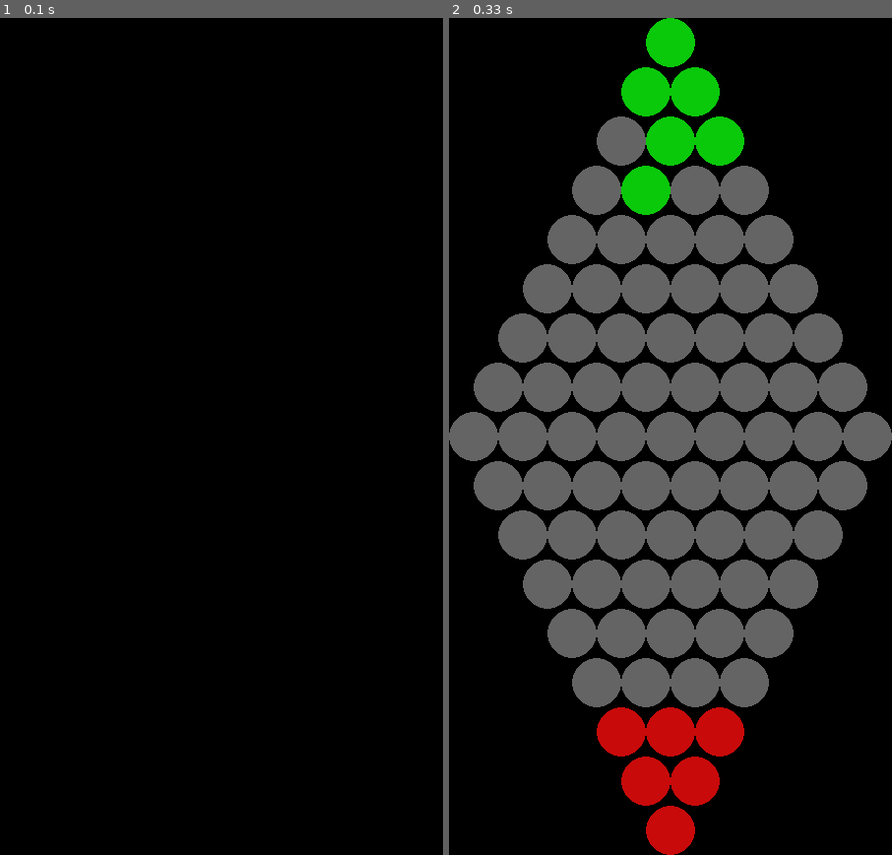
Above: before the commit, frames 1-2 (left to right).
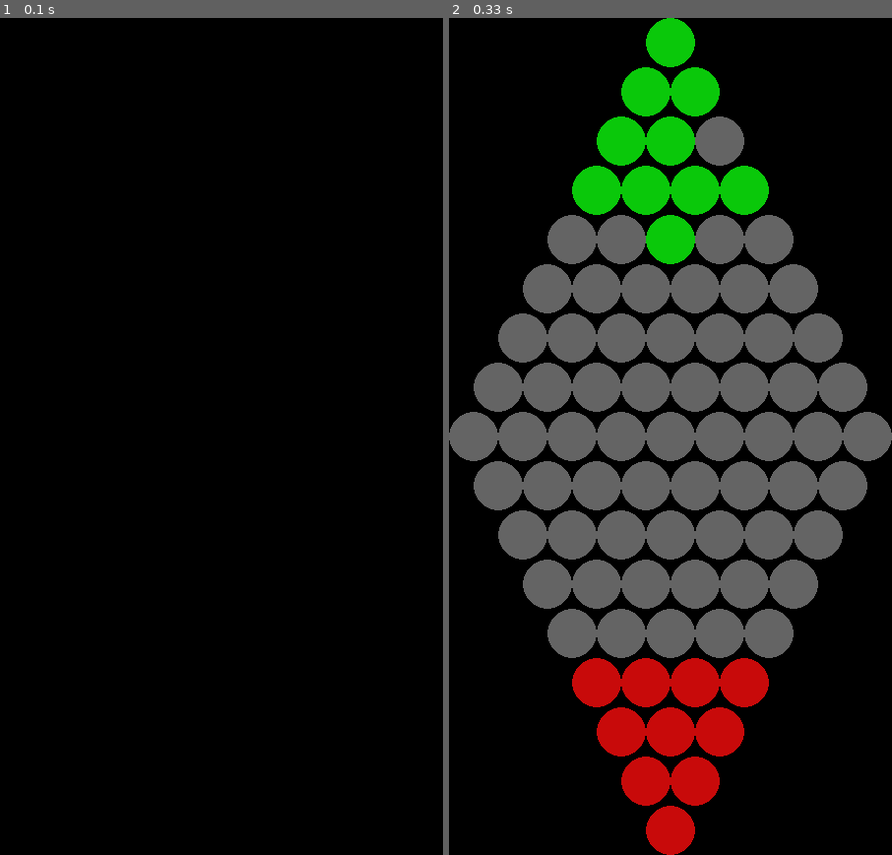
Above: after the commit, the same moments.

Repository: pereferrera/chinese_checkers
Game: pygame game, started from chinese_checkers/play.py
Same seed, same stepped clock (60 frames per second), same inputs: the game is played once before the commit and once after it.
Inputs:
- Up to frame 1 (0.1 s): no input
- Up to frame 2 (0.33 s): no input

Frame 1 is identical in both runs. In frame 2, 5.0% of the frame differs, in the area x 27-73%, y 11-83%.

Commit message:
Finished first version

Diff:
--- a/chinese_checkers/game.py
+++ b/chinese_checkers/game.py
@@ -180,7 +180,7 @@
         of the movement, jump it. If the movement is invalid, a ValueException
         is raised.
 
-        The board is modified and the player turned is rotated. In case
+        The board is modified and the player turn is rotated. In case
         the player has jumped a piece, and in case that more jumps are
         possible, the player turn is not rotated, indicating that the
         current player can still perform more moves.
@@ -233,9 +233,8 @@
         return self.player_turn
 
     def apply_move_sequence(self, move_sequence: CCMove):
-        """Apply a sequence of possibly more than one move (e.g. by
-        jumping). move_sequence is a tuple:
-         - 0: list of positions the move sequence will traverse
+        """Apply a "move" - sequence of possibly more than one movement
+         (e.g. by jumping).
          - 1: list of CCMovement directions the move sequence will perform
         This function automatically rotates the turn if jumps are performed
         (it is assumed no more movements from the same player will follow).
--- a/chinese_checkers/move.py
+++ b/chinese_checkers/move.py
@@ -5,6 +5,16 @@
 
 @dataclass
 class CCMove:
+    """
+    Represents a full move from a player, which might span different
+    positions on the board (in the case of jumping).
+
+    note: len(board_positions) == len(directions) - 1
+    , though not explicitly enforced anywhere
+
+    First position of the move is the origin where the piece is, before
+    being moved.
+    """
     board_positions: List[Tuple[int, int]]
     directions: List[CCMovement]
 
--- a/chinese_checkers/play.py
+++ b/chinese_checkers/play.py
@@ -97,7 +97,7 @@
     parser.add_argument(
         "--player_row_span",
         type=int,
-        default=3,
+        default=4,
         help=("How many rows each player spans. These rows will be filled "
               "with pieces starting from the top or the bottom of th board "
               "e.g. 1 row=1 piece, 2 rows=3 pieces, 3 rows=6 pieces."))
--- a/chinese_checkers/strategy/min_max_strategy.py
+++ b/chinese_checkers/strategy/min_max_strategy.py
@@ -96,7 +96,7 @@
                 a software bug
             """)
 
-        moves_queue = PriorityQueue()
+        moves_queue = PriorityQueue()  # type: ignore
 
         for move in moves:
             priority = 1
--- a/chinese_checkers/strategy/only_max_strategy.py
+++ b/chinese_checkers/strategy/only_max_strategy.py
@@ -92,11 +92,17 @@
             for _ in range(0, len(move.directions)):
                 game.undo_last_move()
 
-        if self.hasher and best_move:
-            # save into transposition table
-            self.transposition_table[position_hash] = (best_move, best_score,
-                                                       depth)
-        return (best_move, best_score)
+        if best_move:
+            if self.hasher:
+                # save into transposition table
+                self.transposition_table[position_hash] = (
+                    best_move, best_score, depth
+                )
+            return (best_move, best_score)
+        else:
+            raise AssertionError("""
+                No possible movements available, this must be a software bug
+            """)
 
     def select_move(self, game: CCGame, _: int) -> CCMove:
         if self.use_transposition_table:
@@ -104,5 +110,5 @@
             if not self.hasher:
                 # initialize hasher (only once for each game instance)
                 self.hasher = CCZobristHash(game)
-        move, _ = self._select_move(game, 0)
+        move, __ = self._select_move(game, 0)
         return move
Not shown, changed: .travis.yml
Not shown, changed: Makefile
Not shown, changed: README.md
